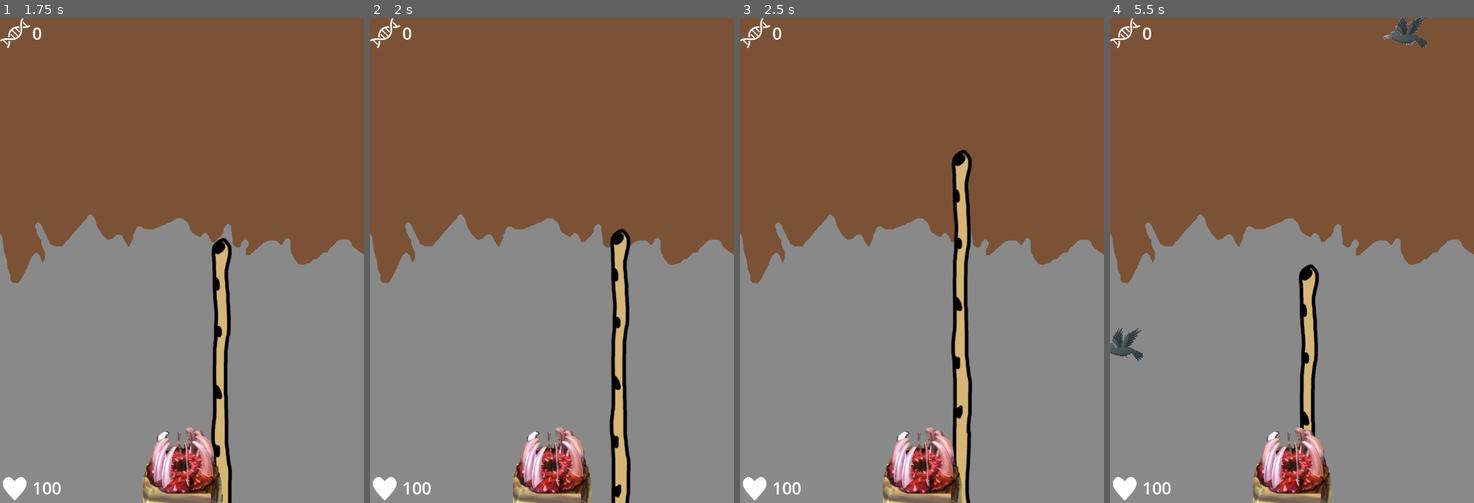
Above: before the commit, frames 1-4 (left to right).
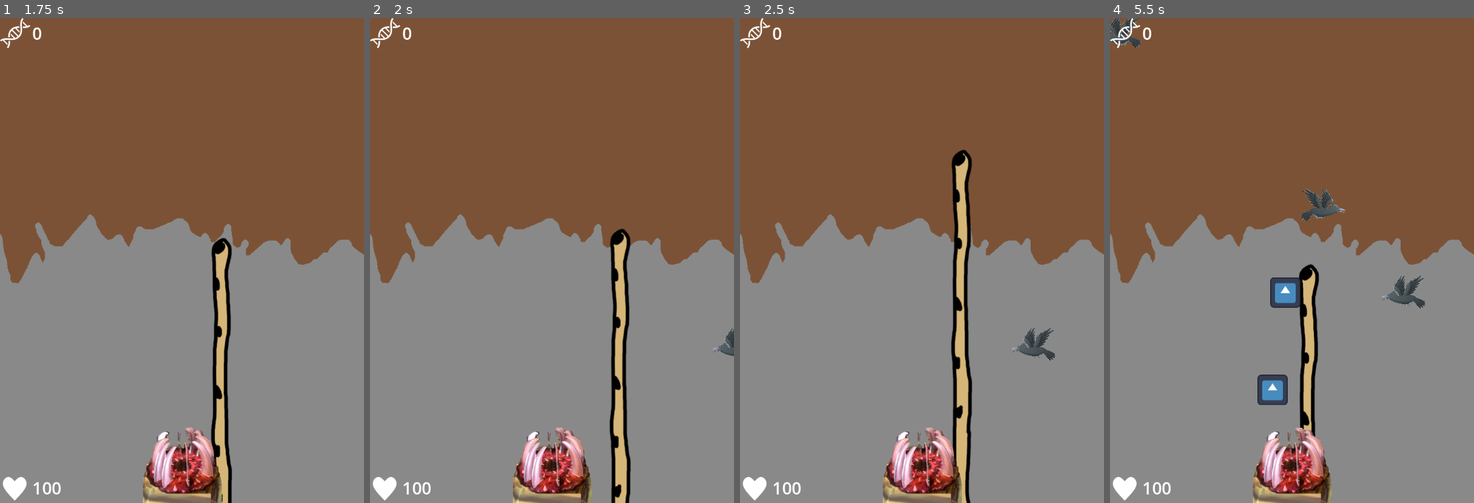
Above: after the commit, the same moments.

Repository: DamienKusters/gmtk2024jam
Game: Godot game, scene res://stage.tscn
Two runs of this game, one before a commit and one after it. Both use one fixed random seed, a clock stepped at 60 frames per second and the inputs below. The engine's default icon, where the game draws it, is replaced by a stand-in: a white triangle on a blue panel in a dark square.
Inputs (mouse positions are in pixels of both pictures, inside the frame that each line leads up to):
- Up to frame 1 (1.75 s): move the mouse to (262, 236) at 0.52 s; press the mouse at (262, 236) at 0.53 s; release the mouse at (262, 236) at 1.25 s; drag from (109, 284) to (262, 236) at 1.27 s
- Up to frame 2 (2 s): no input
- Up to frame 3 (2.5 s): move the mouse to (958, 153) at 2.02 s; press the mouse at (958, 153) at 2.03 s
- Up to frame 4 (5.5 s): release the mouse at (1328, 153) at 2.75 s; drag from (1273, 357) to (1328, 153) at 2.77 s; move the mouse to (1401, 333) at 3.52 s; press the mouse at (1401, 333) at 3.53 s; release the mouse at (1401, 333) at 4.25 s; drag from (1182, 187) to (1292, 464) at 4.27 s; move the mouse to (1310, 260) at 5.02 s; press the mouse at (1310, 260) at 5.03 s

Frame 1 is identical in both runs. In frame 2, 0.1% of the frame differs, in the area x 94-100%, y 63-70%; in frame 3, 0.4%; in frame 4, 2.7%, in the area x 0-88%, y 0-80%.

Commit message:
fix: proper size scrolling

Diff:
--- a/background.gd
+++ b/background.gd
@@ -9,7 +9,7 @@
 
 var _position_tween: Tween
 func animate_growth_position(dna_score: int):
-	growth_position += Vector2(0, Game.DNA_SCORE_HEIGHT_VALUE * dna_score)
+	growth_position = Vector2(0, Game.DNA_SCORE_HEIGHT_VALUE * dna_score)
 	var _tween = Game.animate(self, _position_tween)
 	_tween.tween_property(self, "position", growth_position, GROWTH_SPEED)
 	_tween.set_ease(Tween.EASE_OUT)
--- a/entities/entities.gd
+++ b/entities/entities.gd
@@ -8,9 +8,21 @@
 	preload("res://entities/bird/bird.tscn")
 ]
 
+var growth_position = Vector2.ZERO
+
+func _ready():
+	Game.dna_updated.connect(animate_growth_position)
+
+var _position_tween: Tween
+func animate_growth_position(dna_score: int):
+	growth_position = Vector2(0, Game.DNA_SCORE_HEIGHT_VALUE * dna_score)
+	var _tween = Game.animate(self, _position_tween)
+	_tween.tween_property(self, "position", growth_position, GROWTH_SPEED)
+	_tween.set_ease(Tween.EASE_OUT)
+
 func _on_timer_timeout() -> void:
 	var entity = get_entity().instantiate()
-	entity.position = spawner.get_random_spawn_point()
+	entity.position = spawner.get_random_spawn_point() - self.position
 	add_child(entity)
 
 func get_entity() -> PackedScene:
--- a/kraken/tentacle/tentacle.gd
+++ b/kraken/tentacle/tentacle.gd
@@ -7,7 +7,7 @@
 func _process(_delta: float) -> void:
 	_tween_position(get_global_mouse_position() - get_parent().position)
 	if grabbed_entity != null:
-		grabbed_entity.position = position
+		grabbed_entity.global_position = global_position
 
 var _tween: Tween
 func _tween_position(_global_mouse_position: Vector2):
--- a/stage.tscn
+++ b/stage.tscn
@@ -65,34 +65,33 @@
 unique_name_in_owner = true
 position = Vector2(0, -1028)
 
-[node name="Entities" type="Node2D" parent="."]
+[node name="Spawner" type="Node2D" parent="."]
+unique_name_in_owner = true
 position = Vector2(0, -1028)
-script = ExtResource("5_vt61d")
-
-[node name="Spawner" type="Node2D" parent="Entities"]
-unique_name_in_owner = true
 script = ExtResource("4_3q3ru")
 
-[node name="A" type="Node2D" parent="Entities/Spawner"]
+[node name="A" type="Node2D" parent="Spawner"]
 position = Vector2(-684, 0)
 script = ExtResource("4_3q3ru")
 
-[node name="A" type="Node2D" parent="Entities/Spawner/A"]
+[node name="A" type="Node2D" parent="Spawner/A"]
 
-[node name="B" type="Node2D" parent="Entities/Spawner/A"]
+[node name="B" type="Node2D" parent="Spawner/A"]
 position = Vector2(0, 720)
 
-[node name="B" type="Node2D" parent="Entities/Spawner"]
+[node name="B" type="Node2D" parent="Spawner"]
 position = Vector2(684, 0)
 script = ExtResource("4_3q3ru")
 
-[node name="A" type="Node2D" parent="Entities/Spawner/B"]
+[node name="A" type="Node2D" parent="Spawner/B"]
 
-[node name="B" type="Node2D" parent="Entities/Spawner/B"]
+[node name="B" type="Node2D" parent="Spawner/B"]
 position = Vector2(0, 720)
 
+[node name="Entities" type="Node2D" parent="."]
+script = ExtResource("5_vt61d")
+
 [node name="Timer" type="Timer" parent="Entities"]
-wait_time = 2.0
 autostart = true
 
 [node name="CanvasLayer" type="CanvasLayer" parent="."]
